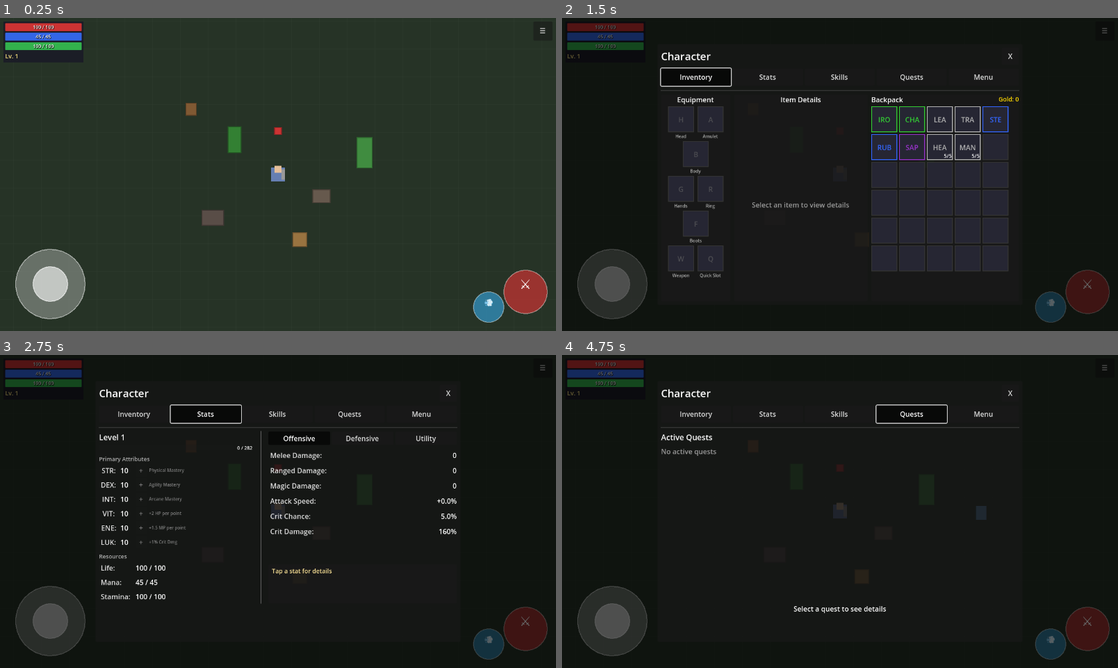
Above: before the commit, frames 1-4 (two rows, left to right).
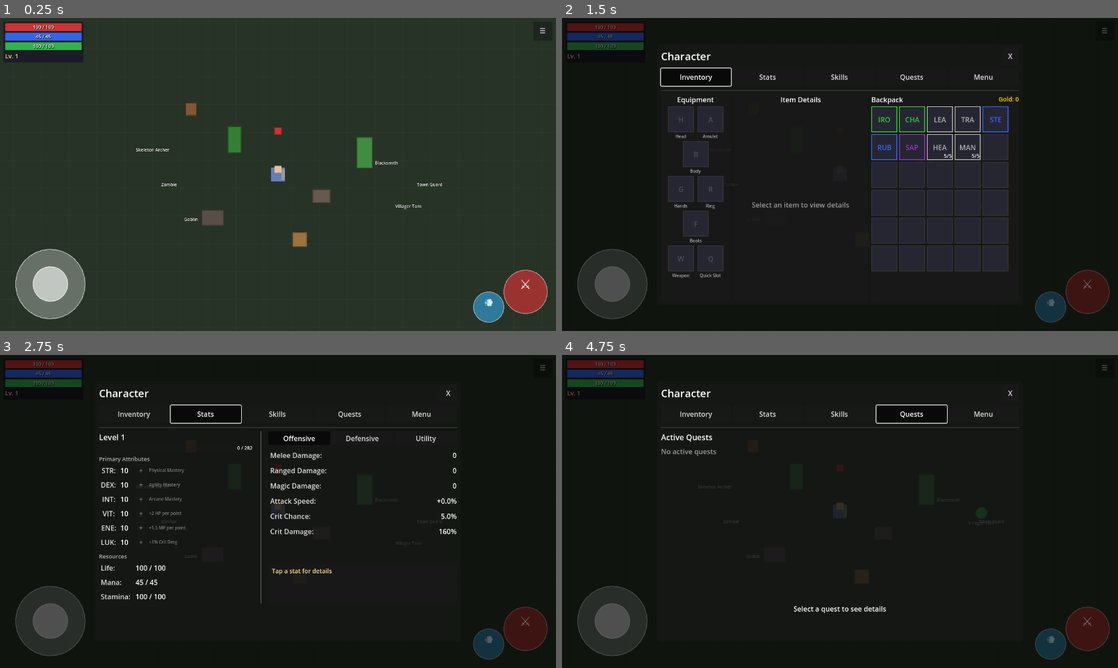
Above: after the commit, the same moments.

Repository: MatousHruska/MobileTestia
Game: Godot game, scene res://scenes/world/test_zone.tscn
The game is run twice, just before and just after one commit, with the same random seed, the same clock (stepped at 60 frames per second) and the same inputs.
Inputs:
- Up to frame 1 (0.25 s): no input
- Up to frame 2 (1.5 s): click "☰" at 0.5 s; click "Inventory" at 1.25 s
- Up to frame 3 (2.75 s): click "Stats" at 2 s
- Up to frame 4 (4.75 s): click "Skills" at 2.75 s; click "Quests" at 3.5 s; click "☰" at 4.25 s

The runs differ from the first frame. In frame 1, 0.2% of the frame differs, in the area x 24-80%, y 41-65%; in frame 2, less than 0.1%; in frame 3, less than 0.1%; in frame 4, less than 0.1%.

Commit message:
Add circular colored placeholders and name labels for NPCs
- Red circles for hostile enemies
- Green circles for friendly NPCs
- Name labels displayed below each NPC
- Circles have slight border effect for visibility

Diff:
--- a/scripts/npc/base_character.gd
+++ b/scripts/npc/base_character.gd
@@ -36,6 +36,9 @@
 ## Sprite reference
 @onready var sprite: AnimatedSprite2D = $Sprite2D
 
+## Name label
+var name_label: Label
+
 ## Debug
 var _debug_enabled: bool = true
 
@@ -43,6 +46,7 @@
 func _ready() -> void:
 	_setup_sprite()
 	_setup_collision()
+	_setup_name_label()
 	if use_y_sorting:
 		y_sort_enabled = true
 	Debug.info("NPC", "%s ready at %s" % [name, global_position])
@@ -90,33 +94,82 @@
 
 
 func _create_placeholder_sprite() -> void:
-	## Create a simple placeholder sprite for testing
+	## Create a circular placeholder sprite for testing
 	var frames := SpriteFrames.new()
-
-	# Create a basic colored square for each animation
-	var colors := {
-		"idle_down": Color(0.4, 0.6, 0.8),
-		"idle_up": Color(0.4, 0.6, 0.8),
-		"idle_left": Color(0.4, 0.6, 0.8),
-		"idle_right": Color(0.4, 0.6, 0.8),
-		"walk_down": Color(0.3, 0.7, 0.5),
-		"walk_up": Color(0.3, 0.7, 0.5),
-		"walk_left": Color(0.3, 0.7, 0.5),
-		"walk_right": Color(0.3, 0.7, 0.5),
+	var base_color: Color = _get_placeholder_color()
+
+	# Create slightly different shades for walk animation
+	var idle_color: Color = base_color
+	var walk_color: Color = base_color.lightened(0.15)
+
+	var anims: Dictionary = {
+		"idle_down": idle_color,
+		"idle_up": idle_color,
+		"idle_left": idle_color,
+		"idle_right": idle_color,
+		"walk_down": walk_color,
+		"walk_up": walk_color,
+		"walk_left": walk_color,
+		"walk_right": walk_color,
 	}
 
-	for anim_name in colors:
+	var size: int = 32
+	var radius: float = size / 2.0 - 2.0
+	var center: Vector2 = Vector2(size / 2.0, size / 2.0)
+
+	for anim_name in anims:
 		frames.add_animation(anim_name)
 		frames.set_animation_speed(anim_name, 6.0)
 		frames.set_animation_loop(anim_name, true)
 
-		var image := Image.create(24, 32, false, Image.FORMAT_RGBA8)
-		image.fill(colors[anim_name])
+		# Create circular image
+		var image := Image.create(size, size, false, Image.FORMAT_RGBA8)
+		image.fill(Color.TRANSPARENT)
+
+		# Draw filled circle
+		for x in range(size):
+			for y in range(size):
+				var dist: float = Vector2(x, y).distance_to(center)
+				if dist <= radius:
+					# Add slight border effect
+					if dist > radius - 2:
+						image.set_pixel(x, y, anims[anim_name].darkened(0.3))
+					else:
+						image.set_pixel(x, y, anims[anim_name])
+
 		var texture := ImageTexture.create_from_image(image)
 		frames.add_frame(anim_name, texture)
 
 	sprite.sprite_frames = frames
-	Debug.log("NPC", "Created placeholder sprite for %s" % name)
+	Debug.log("NPC", "Created circular placeholder for %s" % name)
+
+
+## Virtual method - override in child classes to set placeholder color
+func _get_placeholder_color() -> Color:
+	return Color(0.5, 0.5, 0.5)  ## Default gray
+
+
+## Virtual method - override in child classes to get display name
+func _get_display_name() -> String:
+	return name
+
+
+func _setup_name_label() -> void:
+	## Create name label below the sprite
+	name_label = Label.new()
+	name_label.name = "NameLabel"
+	name_label.text = _get_display_name()
+	name_label.horizontal_alignment = HORIZONTAL_ALIGNMENT_CENTER
+	name_label.position = Vector2(-50, 16)  ## Below the sprite
+	name_label.size = Vector2(100, 20)
+
+	# Style the label
+	name_label.add_theme_font_size_override("font_size", 10)
+	name_label.add_theme_color_override("font_color", Color.WHITE)
+	name_label.add_theme_color_override("font_outline_color", Color.BLACK)
+	name_label.add_theme_constant_override("outline_size", 2)
+
+	add_child(name_label)
 
 
 ## Movement processing
--- a/scripts/npc/enemy_npc.gd
+++ b/scripts/npc/enemy_npc.gd
@@ -86,6 +86,16 @@
 		"health": max_health,
 		"archetype": AIStateMachine.Archetype.keys()[archetype]
 	})
+
+
+## Override placeholder color - RED for hostile
+func _get_placeholder_color() -> Color:
+	return Color(0.9, 0.2, 0.2)  ## Red
+
+
+## Override display name
+func _get_display_name() -> String:
+	return enemy_name
 
 
 func _exit_tree() -> void:
--- a/scripts/npc/friendly_npc.gd
+++ b/scripts/npc/friendly_npc.gd
@@ -70,6 +70,16 @@
 		"pattern": MovementPattern.keys()[movement_pattern],
 		"interactable": is_interactable
 	})
+
+
+## Override placeholder color - GREEN for friendly
+func _get_placeholder_color() -> Color:
+	return Color(0.2, 0.8, 0.3)  ## Green
+
+
+## Override display name
+func _get_display_name() -> String:
+	return npc_name
 
 
 func _exit_tree() -> void:
